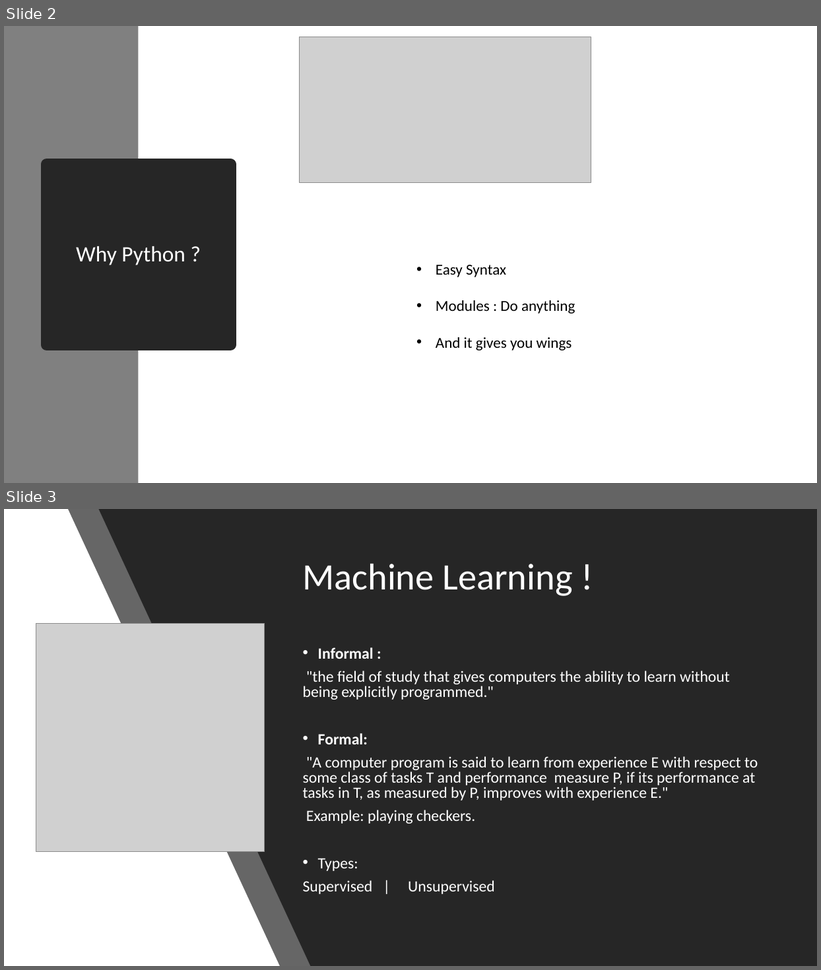
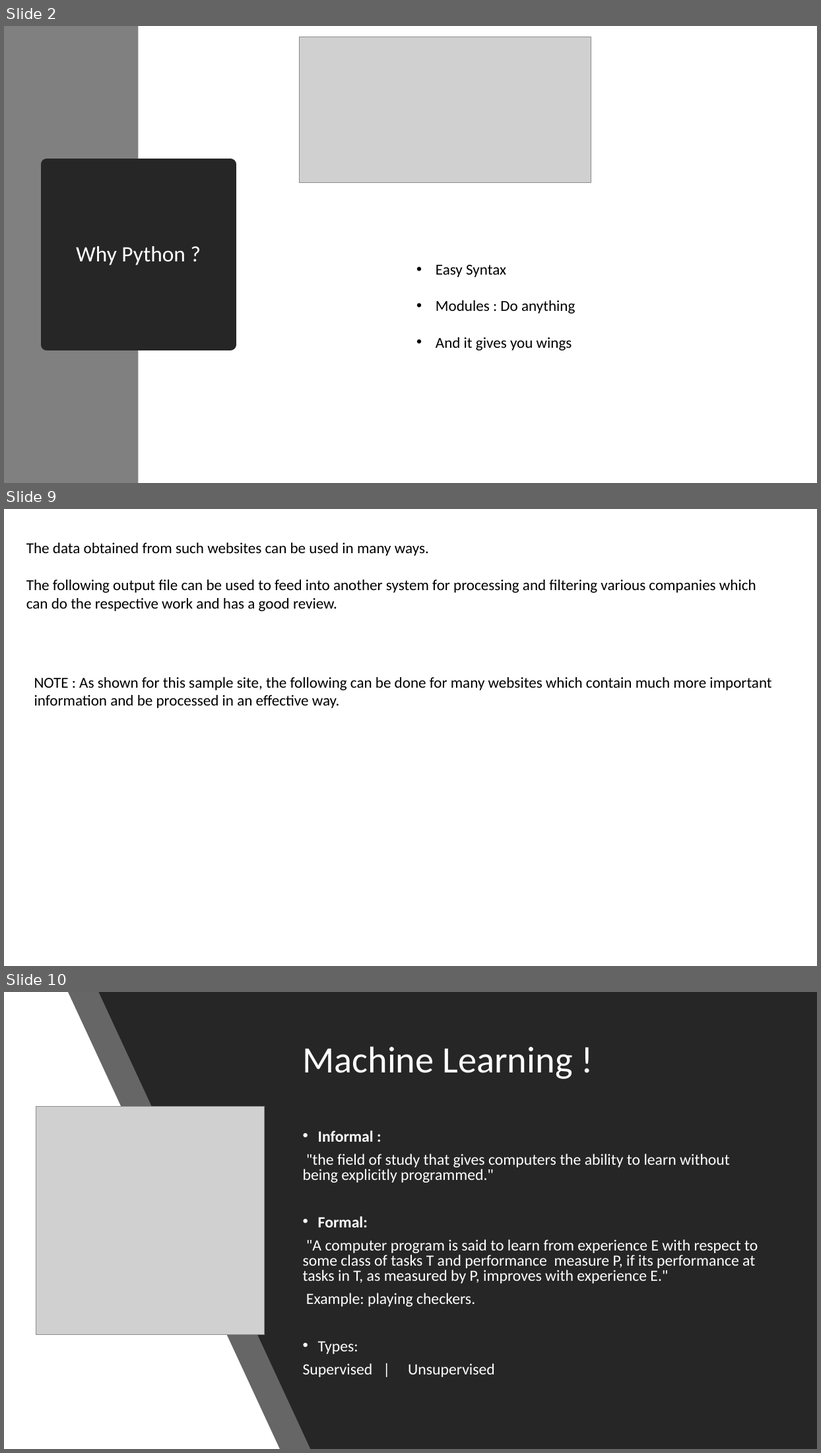
Before and after one commit to VarunAravinth/machine-learning-using-python, a slide deck: machine-learning-using-python/Machine Learning with Python.pptx. Shown one above the other, each under a label of ours: slides 2 and 3 before the commit, slides 2, 9 and 10 after it; the slides between them are not shown. The pictures are 821x970 and 821x1453 pixels, drawn with LibreOffice and Linux fonts; fonts in the diff are those of the drawing; grey boxes stand for pictures. Boxes give left, top, right and bottom in pixels: in the first picture for what was removed or moved away, otherwise in the second. Text is boxed around its words. In the diff, an @@ line names an element or a change of style, - is before the commit and + after.

```diff
--- a/machine-learning-using-python/Machine Learning with Python.pptx
+++ b/machine-learning-using-python/Machine Learning with Python.pptx
@@ slide 9 added at box(4, 509, 817, 966), background #FFFFFF @@
@@ text added at box(26, 543, 756, 611), 18 pt, text #000000 @@
+The data obtained from such websites can be used in many ways.
+The following output file can be used to feed into another system for processing and filtering various companies which can do the respective work and has a good review.
@@ text added at box(34, 677, 772, 708), 18 pt, text #000000 @@
+NOTE : As shown for this sample site, the following can be done for many websites which contain much more important information and be processed in an effective way.
@@ what was slide 3 is now slide 10 @@
```
Also in this commit, not shown: 2 slides changed, 7 other slides added.
